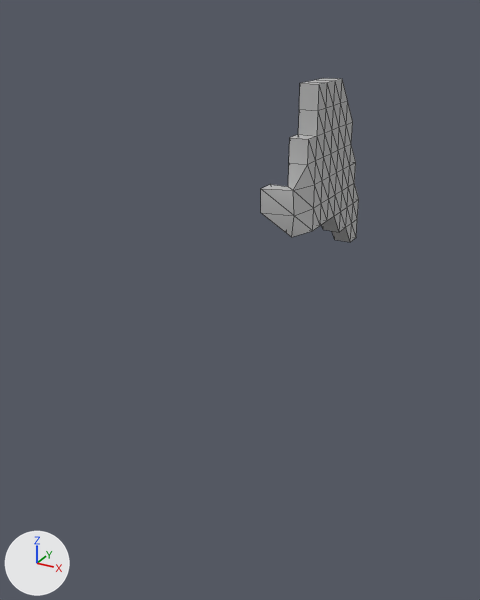
Two versions of the FBX model Assets/Meshes/CollapsedBuilding.fbx, one commit apart.
Both versions are drawn from a 50 mm lens placed at (0.185, -0.346, 0.321), pointed at (-0.003, -0.002, 0.149). The axes (+X, +Y, +Z) are drawn at lower left. The lights are the same throughout. Mesh edges are drawn as thin lines. Where no turn or scale is listed for an object, it has been applied to the vertices.

Names of what the first picture shows: 'shard28'.
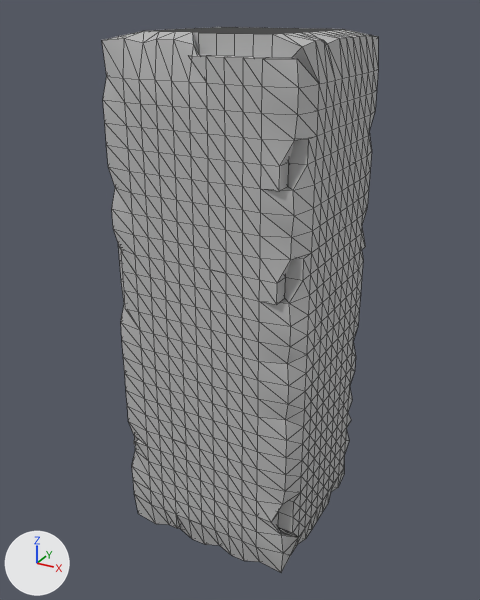
Where the change shows, as pixel boxes (x1, y1, x2, y2) in the pictures (480 x 600 px):
'shard11', added: after (133, 55, 319, 305)
'shard14', added: after (163, 217, 339, 375)
'shard21', added: after (121, 250, 299, 572)
'shard15', added: after (103, 30, 207, 219)
'shard25', added: after (213, 403, 335, 522)
'shard16', added: after (132, 431, 298, 562)
'shard27', added: after (212, 349, 338, 457)
'shard3', added: after (118, 244, 172, 446)
'shard8', added: after (284, 28, 378, 138)
'shard2', added: after (190, 27, 342, 84)
'shard23', added: after (102, 29, 243, 104)
'shard22', added: after (319, 228, 359, 412)
'shard13', added: after (112, 188, 180, 303)
'shard24', added: after (176, 478, 333, 545)
'shard10', added: after (351, 120, 372, 251)
'shard26', added: after (319, 296, 335, 375)
'shard1', added: after (348, 238, 363, 342)
'shard17', added: after (331, 405, 351, 462)
'shard12', added: after (342, 336, 356, 384)
'shard4', added: after (329, 455, 345, 492)

Edits to the bpy script that builds the scene:
```text
Add ob_shard11:
    ob_shard11 = bpy.data.objects.new('shard11', me_mesh_010)  # 158 vertices, 271 faces; spans x -0.05..0.05, y -0.01..0.01, z -0.06..0.06; in mat_lambert1 (grey #bcbcbc)
    ob_shard11.location = (0.01, -0.05, 0.24)
Add ob_shard16:
    ob_shard16 = bpy.data.objects.new('shard16', me_mesh_015)  # 152 vertices, 265 faces; spans x -0.06..0.06, y -0.02..0.02, z -0.041..0.041; in mat_lambert1 (grey #bcbcbc)
    ob_shard16.location = (0.0, -0.04, 0.031)
Add ob_shard24:
    ob_shard24 = bpy.data.objects.new('shard24', me_mesh_023)  # 130 vertices, 226 faces; spans x -0.045..0.045, y -0.045..0.045, z -0.029..0.029; in mat_lambert1 (grey #bcbcbc)
    ob_shard24.location = (0.015, -0.015, 0.019)
Add ob_shard13:
    ob_shard13 = bpy.data.objects.new('shard13', me_mesh_012)  # 142 vertices, 241 faces; spans x -0.025..0.025, y -0.045..0.045, z -0.066..0.066; in mat_lambert1 (grey #bcbcbc)
    ob_shard13.location = (-0.035, -0.015, 0.186)
Add ob_shard8:
    ob_shard8 = bpy.data.objects.new('shard8', me_mesh_007)  # 162 vertices, 292 faces; spans x -0.04..0.04, y -0.04..0.04, z -0.041..0.041; in mat_lambert1 (grey #bcbcbc)
    ob_shard8.location = (0.02, 0.02, 0.269)
Add ob_shard17:
    ob_shard17 = bpy.data.objects.new('shard17', me_mesh_016)  # 58 vertices, 90 faces; spans x -0.03..0.03, y -0.025..0.025, z -0.041..0.041; in mat_lambert1 (grey #bcbcbc)
    ob_shard17.location = (0.03, 0.035, 0.031)
Add ob_shard12:
    ob_shard12 = bpy.data.objects.new('shard12', me_mesh_011)  # 118 vertices, 201 faces; spans x -0.03..0.03, y -0.02..0.02, z -0.065..0.065; in mat_lambert1 (grey #bcbcbc)
    ob_shard12.location = (0.03, 0.04, 0.055)
Add ob_shard1:
    ob_shard1 = bpy.data.objects.new('shard1', me_mesh_1)  # 166 vertices, 286 faces; spans x -0.06..0.06, y -0.025..0.025, z -0.072..0.072; in mat_lambert1 (grey #bcbcbc)
    ob_shard1.location = (0.0, 0.035, 0.12)
Add ob_shard15:
    ob_shard15 = bpy.data.objects.new('shard15', me_mesh_014)  # 144 vertices, 247 faces; spans x -0.035..0.035, y -0.035..0.035, z -0.047..0.047; in mat_lambert1 (grey #bcbcbc)
    ob_shard15.location = (-0.025, -0.025, 0.263)
Add ob_shard21:
    ob_shard21 = bpy.data.objects.new('shard21', me_mesh_020)  # 140 vertices, 237 faces; spans x -0.055..0.055, y -0.01..0.01, z -0.099..0.099; in mat_lambert1 (grey #bcbcbc)
    ob_shard21.location = (0.005, -0.05, 0.0931)
Add ob_shard26:
    ob_shard26 = bpy.data.objects.new('shard26', me_mesh_025)  # 26 vertices, 37 faces; spans x -0.005..0.005, y -0.01..0.01, z -0.024..0.024; in mat_lambert1 (grey #bcbcbc)
    ob_shard26.location = (0.055, -0.01, 0.144)
Add ob_shard25:
    ob_shard25 = bpy.data.objects.new('shard25', me_mesh_024)  # 116 vertices, 199 faces; spans x -0.025..0.025, y -0.04..0.04, z -0.042..0.042; in mat_lambert1 (grey #bcbcbc)
    ob_shard25.location = (0.035, -0.02, 0.066)
Add ob_shard10:
    ob_shard10 = bpy.data.objects.new('shard10', me_mesh_009)  # 138 vertices, 238 faces; spans x -0.05..0.05, y -0.025..0.025, z -0.042..0.042; in mat_lambert1 (grey #bcbcbc)
    ob_shard10.location = (0.01, 0.035, 0.222)
Add ob_shard14:
    ob_shard14 = bpy.data.objects.new('shard14', me_mesh_013)  # 138 vertices, 235 faces; spans x -0.04..0.04, y -0.03..0.03, z -0.048..0.048; in mat_lambert1 (grey #bcbcbc)
    ob_shard14.location = (0.02, -0.03, 0.168)
Add ob_shard3:
    ob_shard3 = bpy.data.objects.new('shard3', me_mesh_002)  # 138 vertices, 236 faces; spans x -0.02..0.02, y -0.02..0.02, z -0.078..0.078; in mat_lambert1 (grey #bcbcbc)
    ob_shard3.location = (-0.04, -0.04, 0.126)
Add ob_shard4:
    ob_shard4 = bpy.data.objects.new('shard4', me_mesh_003)  # 144 vertices, 246 faces; spans x -0.055..0.055, y -0.05..0.05, z -0.023..0.023; in mat_lambert1 (grey #bcbcbc)
    ob_shard4.location = (0.005, 0.01, 0.013)
Add ob_shard22:
    ob_shard22 = bpy.data.objects.new('shard22', me_mesh_021)  # 112 vertices, 185 faces; spans x -0.01..0.01, y -0.04..0.04, z -0.084..0.084; in mat_lambert1 (grey #bcbcbc)
    ob_shard22.location = (0.05, 0.02, 0.12)
Add ob_shard23:
    ob_shard23 = bpy.data.objects.new('shard23', me_mesh_022)  # 82 vertices, 134 faces; spans x -0.04..0.04, y -0.035..0.035, z -0.017..0.017; in mat_lambert1 (grey #bcbcbc)
    ob_shard23.location = (-0.02, -0.025, 0.293)
Add ob_shard2:
    ob_shard2 = bpy.data.objects.new('shard2', me_mesh_001)  # 202 vertices, 356 faces; spans x -0.06..0.06, y -0.055..0.055, z -0.035..0.035; in mat_lambert1 (grey #bcbcbc)
    ob_shard2.location = (0.0, 0.005, 0.275)
Add ob_shard27:
    ob_shard27 = bpy.data.objects.new('shard27', me_mesh_026)  # 100 vertices, 167 faces; spans x -0.025..0.025, y -0.04..0.04, z -0.048..0.048; in mat_lambert1 (grey #bcbcbc)
    ob_shard27.location = (0.035, -0.02, 0.096)
```
